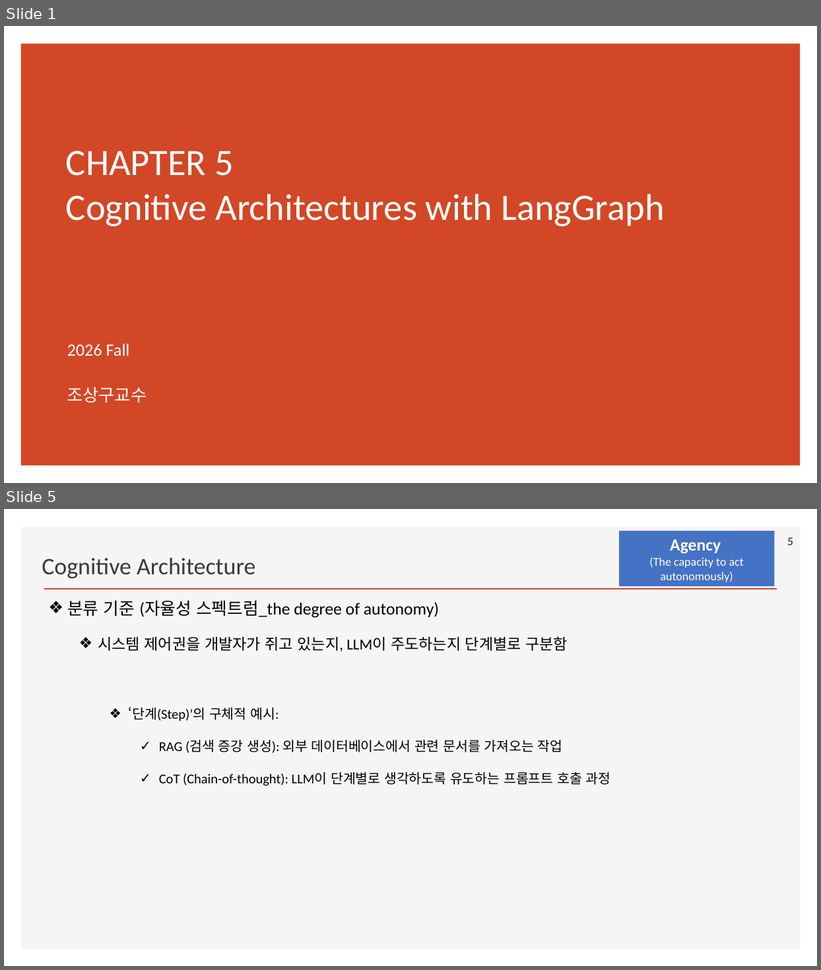
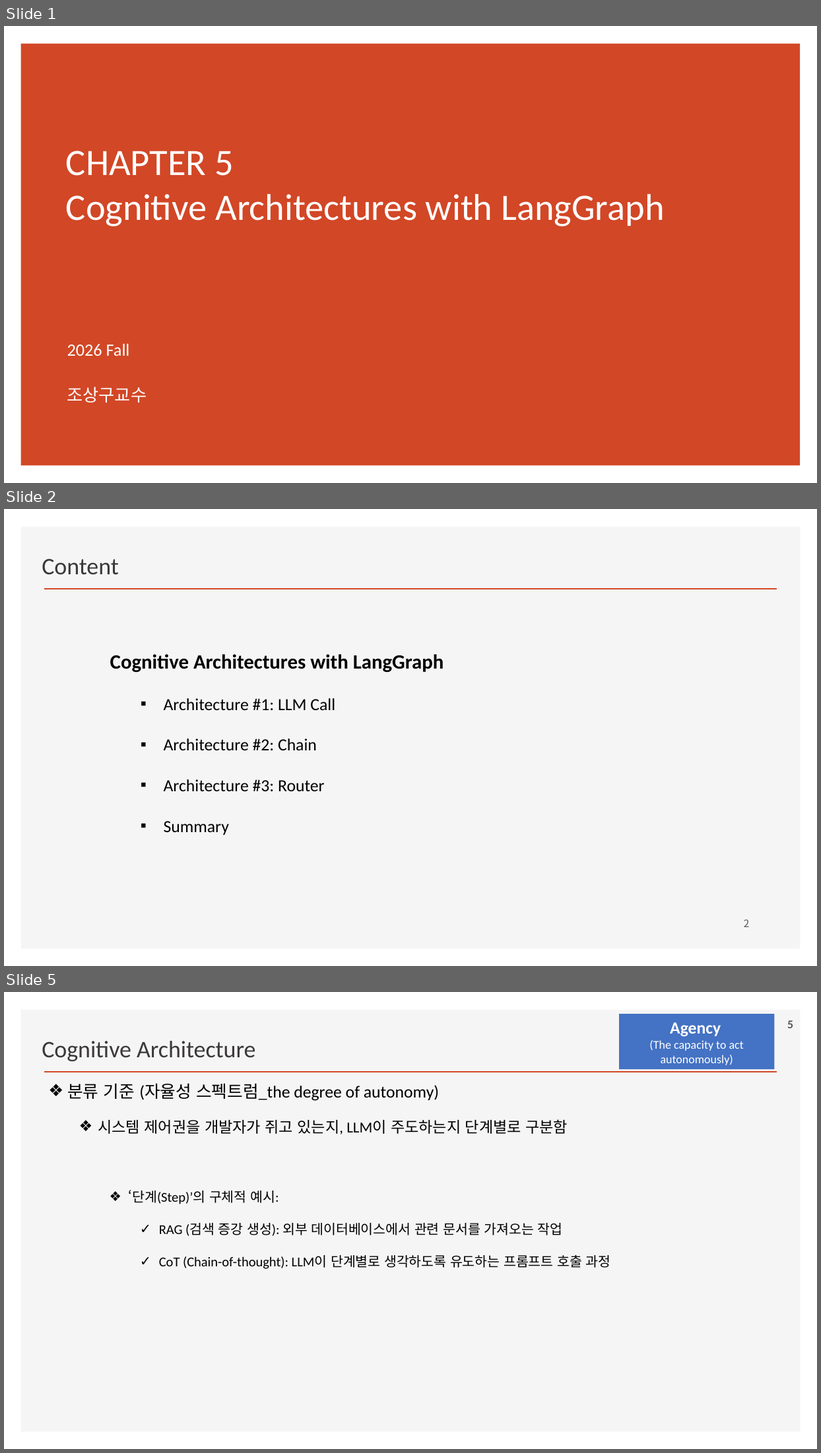
Before and after one commit to ancestor9/2026_Fall_Learning-Langchain-AI-Agent, a slide deck: ppts/CHAPTER 5 Cognitive Architectures with LangGraph.pptx. Shown one above the other, each under a label of ours: slides 1 and 5 before the commit, slides 1, 2 and 5 after it; the slides between them are not shown. The pictures are 821x970 and 821x1453 pixels, drawn with LibreOffice and Linux fonts; fonts in the diff are those of the drawing; background and template pictures are left out. Boxes give left, top, right and bottom in pixels: in the first picture for what was removed or moved away, otherwise in the second. Text is boxed around its words. In the diff, an @@ line names an element or a change of style, - is before the commit and + after.

```diff
--- a/ppts/CHAPTER 5 Cognitive Architectures with LangGraph.pptx
+++ b/ppts/CHAPTER 5 Cognitive Architectures with LangGraph.pptx
@@ slide 2 added at [4,509,817,966], background #FFFFFF; not listed: 2 template elements that a slide beside it also shows @@
@@ text added at [42,559,119,575], 28 pt, text #3B3838 @@
+Content
@@ text added at [110,654,444,835], 20 pt, text #000000 @@
+Cognitive Architectures with LangGraph
+  ▪ Architecture #1: LLM Call
+  ▪ Architecture #2: Chain
+  ▪ Architecture #3: Router
+  ▪ Summary
@@ page number added at [744,920,750,927], 12 pt, text #595959 @@
+2
```
Also in this commit, not shown: 6 slides changed, 1 slide removed.
